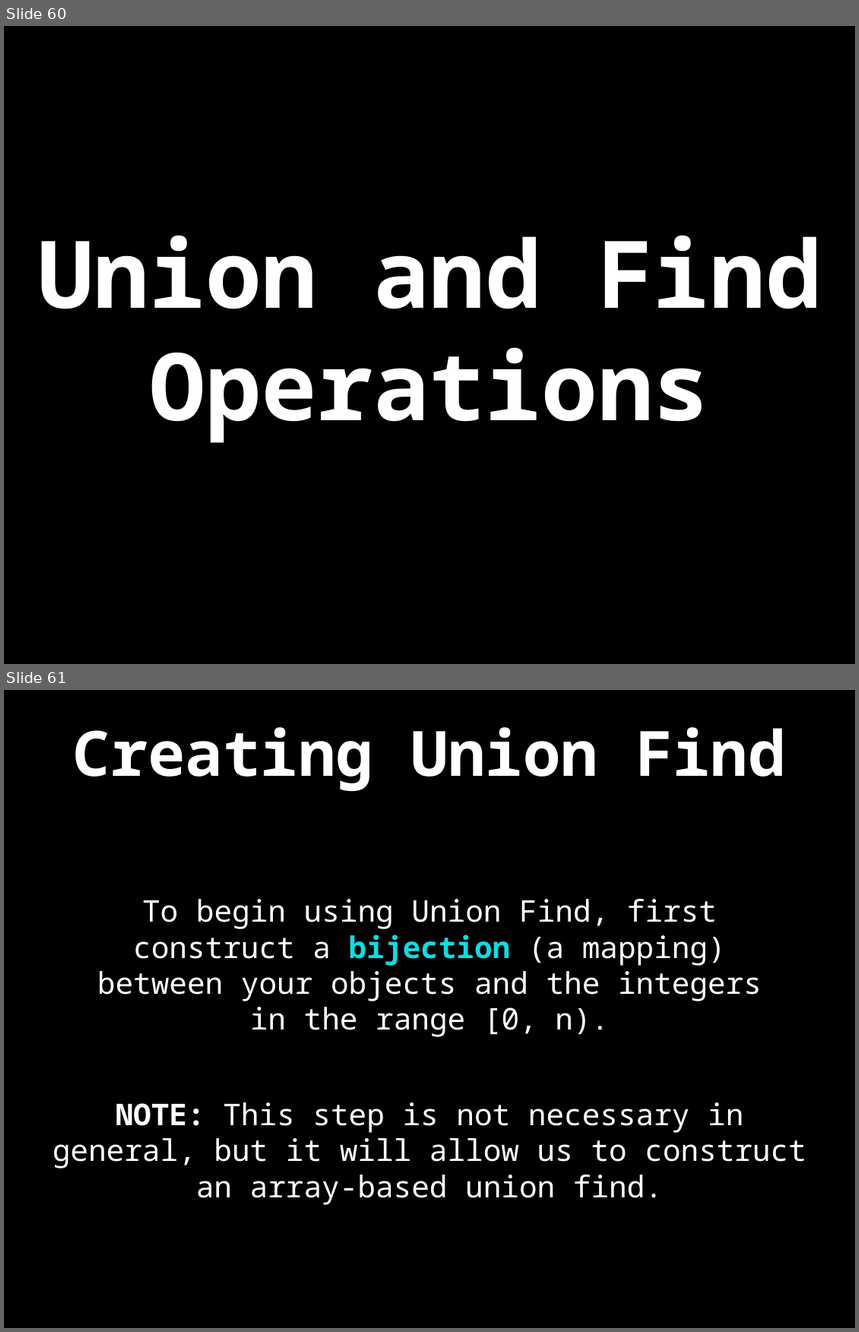
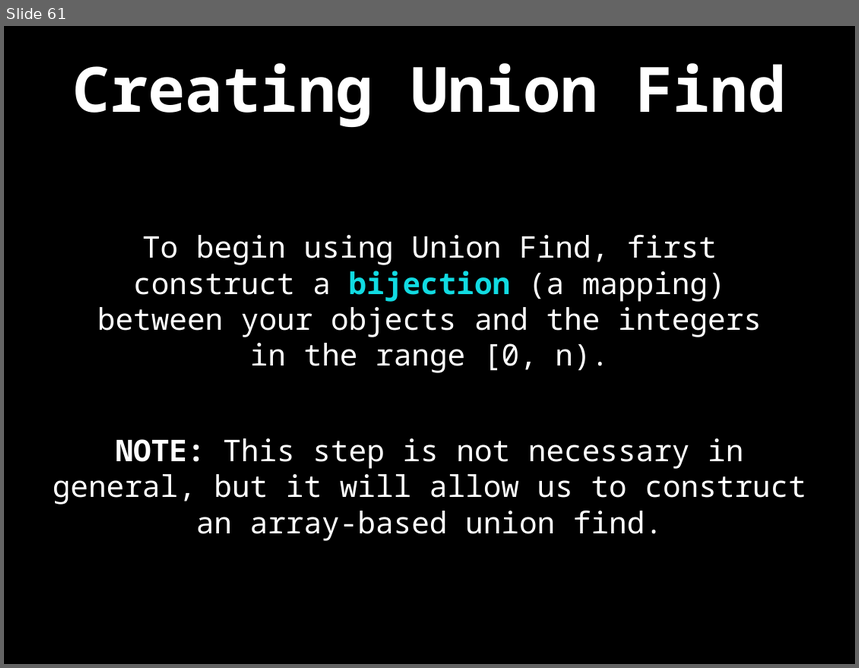
Before and after one commit to spring2go/Algorithms, a slide deck: slides/datastructures/unionfind/UnionFind.pptx. Shown one above the other, each under a label of ours: slides 60 and 61 before the commit, slide 61 after it. The pictures are 859x1332 and 859x668 pixels, drawn with LibreOffice and Linux fonts; fonts in the diff are those of the drawing. Boxes give left, top, right and bottom in pixels: in the first picture for what was removed or moved away, otherwise in the second. Text is boxed around its words. In the diff, an @@ line names an element or a change of style, - is before the commit and + after.

```diff
--- a/slides/datastructures/unionfind/UnionFind.pptx
+++ b/slides/datastructures/unionfind/UnionFind.pptx
@@ slide 60 removed at [4, 26, 855, 664], background #000000 @@
@@ title removed at [37, 235, 822, 443] @@
-Union and Find
-Operations
```
Also in this commit, not shown: 51 slides changed, 5 slides added, 4 other slides removed, 1 other file.
